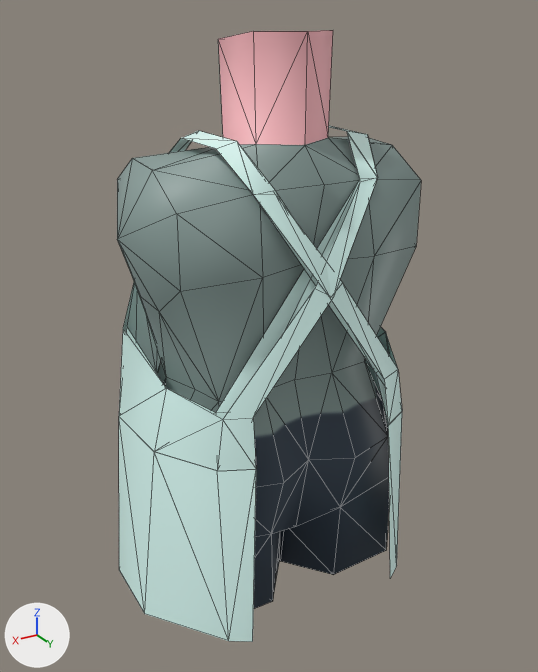
The OBJ model project/Resources/Models/player/body.obj as it was, and as the next commit left it.
Before and after are seen from a 50 mm camera at (0.574, 0.973, 0.525) aimed at (-0.005, 0.006, 0.042). The axes (+X, +Y, +Z) are drawn at lower left. The lights are the same throughout. The older version comes first. Mesh edges are drawn as thin lines. Where no turn or scale is listed for an object, it has been applied to the vertices.

In view in the first picture: 'body'.
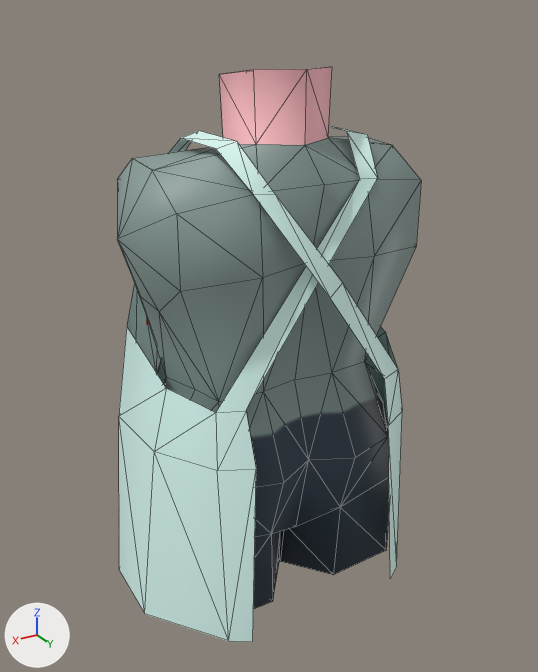
Where the change shows, as pixel boxes (x1, y1, x2, y2) in the pictures (538 x 672 px):
'body', reshaped: before (117, 30, 421, 642); after (117, 66, 421, 642)
part 1 of me_body, cut back: before (119, 30, 402, 613); after (219, 66, 332, 145)

Edits to the bpy script that builds the scene:
```text
Change me_body:
    used by ob_body; location = (0.0, 0.0, 0.0)
    remove me_body.from_pydata(...)  # 220 vertices, 356 faces; spans x -0.261..0.261, y -0.209..0.196, z -0.384..0.507
    add me_body.from_pydata(...)  # 166 vertices, 282 faces; spans x -0.261..0.261, y -0.209..0.196, z -0.384..0.461
    me_body part 1
    54 vertices are removed from x -0.261..0.261, y -0.182..0.196, z -0.379..0.373
    74 faces are deleted
    6 vertices in x -0.063..0.063, y -0.048..0.112, z 0.496..0.507 move by (0.0, 0.0, -0.046)
```
